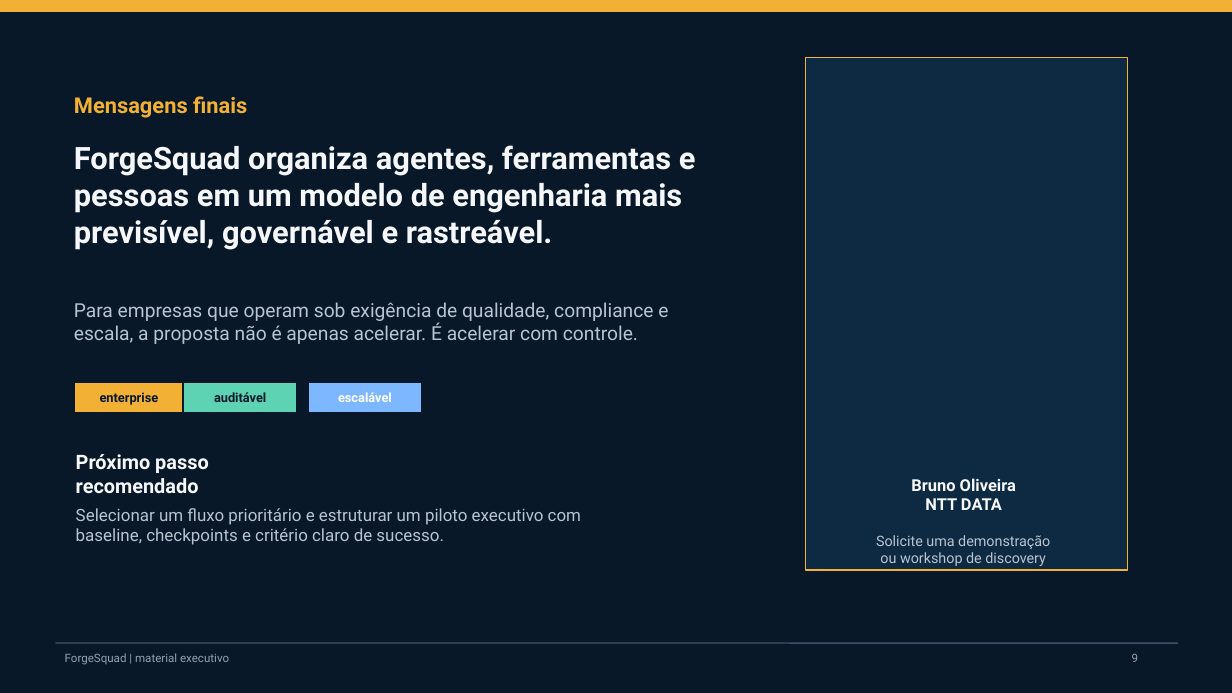
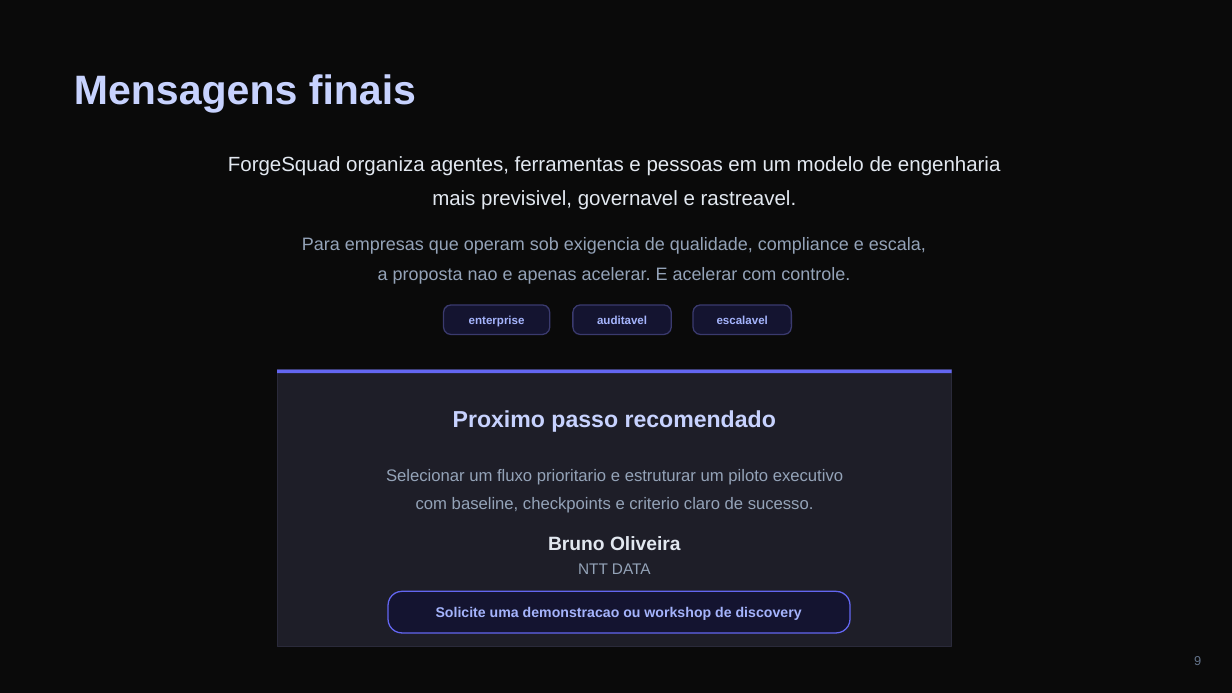
Before and after one commit to Brunooacks/forgesquadinovation, a slide deck: slide 9 of docs/ForgeSquad-Apresentacao-Comercial.pptx. Drawn at 1232x693 pixels with LibreOffice and Linux fonts; fonts in the diff are those of the drawing. Boxes give left, top, right and bottom in pixels: in the first picture for what was removed or moved away, otherwise in the second. Text is boxed around its words. In the diff, an @@ line names an element or a change of style, - is before the commit and + after.

```diff
--- a/docs/ForgeSquad-Apresentacao-Comercial.pptx
+++ b/docs/ForgeSquad-Apresentacao-Comercial.pptx
@@ background #081828 to #0A0A0A @@
@@ rectangle removed at [0,0,1232,693] @@
@@ rectangle removed at [0,0,1232,11] @@
@@ text "Mensagens finais": place and size @@
-text "Mensagens finais" at [74,96,247,118]
+text "Mensagens finais" at [74,74,416,112]
@@ text "Mensagens finais" at [74,74,416,112]: size 17 to 32 pt, font Roboto to Arial, text colour #F2B134 to #C7D2FE @@
@@ rectangle removed at [806,57,1128,570] @@
@@ text at [228,156,1000,210]: text changed; size 24 to 16 pt; font Roboto to Arial; text colour #F5F7FA to #E2E8F0; bold off @@
-ForgeSquad organiza agentes, ferramentas e pessoas em um modelo de engenharia mais previsível, governável e rastreável.
+ForgeSquad organiza agentes, ferramentas e pessoas em um modelo de engenharia
+mais previsivel, governavel e rastreavel.
@@ text at [302,237,926,284]: text changed; size 15 to 14 pt; font Roboto to Arial; text colour #B8C4D0 to #94A3B8 @@
-Para empresas que operam sob exigência de qualidade, compliance e escala, a proposta não é apenas acelerar. É acelerar com controle.
+Para empresas que operam sob exigencia de qualidade, compliance e escala,
+a proposta nao e apenas acelerar. E acelerar com controle.
@@ text "enterprise": place and size @@
-text "enterprise" at [76,384,182,411]
+text "enterprise" at [469,315,525,327]
@@ text "enterprise" at [469,315,525,327]: size 10 to 9 pt, font Roboto to Arial, text colour #081828 to #A5B4FC; fill #F2B134 to none; outline #F2B134 0.75 pt to none @@
@@ rounded rectangle added at [444,305,550,335], fill #141430, outline #3A3A6E 1 pt @@
@@ rounded rectangle added at [573,305,671,335], fill #141430, outline #3A3A6E 1 pt @@
@@ text added at [597,315,647,324], 9 pt, text #A5B4FC, bold @@
+auditavel
@@ rounded rectangle added at [693,305,791,335], fill #141430, outline #3A3A6E 1 pt @@
@@ text added at [717,315,768,324], 9 pt, text #A5B4FC, bold @@
+escalavel
@@ rectangle removed at [185,384,296,411] @@
-auditável
@@ rectangle added at [277,370,952,647], fill #1E1E28, outline #2A2A3A 1 pt @@
@@ rectangle added at [277,370,952,373], fill #6366F1 @@
@@ rectangle removed at [310,384,421,411] @@
-escalável
@@ text at [453,410,776,432]: text changed; size 15.5 to 18 pt; font Roboto to Arial; text colour #F5F7FA to #C7D2FE @@
-Próximo passo recomendado
+Proximo passo recomendado
@@ text at [386,469,843,513]: text changed; size 13.2 to 13 pt; font Roboto to Arial; text colour #B8C4D0 to #94A3B8 @@
-Selecionar um fluxo prioritário e estruturar um piloto executivo com baseline, checkpoints e critério claro de sucesso.
+Selecionar um fluxo prioritario e estruturar um piloto executivo
+com baseline, checkpoints e criterio claro de sucesso.
@@ text at [925,498,1002,510]: paragraph removed @@
-NTT DATA
@@ text "Bruno Oliveira": place and size @@
-text "Bruno Oliveira" at [911,478,1016,510]
+text "Bruno Oliveira" at [548,536,681,550]
@@ text "Bruno Oliveira" at [548,536,681,550]: size 12.8 to 15 pt, font Roboto to Arial, text colour #F5F7FA to #E2E8F0 @@
@@ text added at [578,563,651,574], 12 pt, text #94A3B8 @@
+NTT DATA
@@ rounded rectangle added at [388,592,850,633], fill #141430, outline #6366F1 1 pt @@
@@ text at [436,606,802,620]: text changed; size 11.2 to 11 pt; font Roboto to Arial; text colour #B8C4D0 to #A5B4FC; bold on @@
-Solicite uma demonstração
-ou workshop de discovery
+Solicite uma demonstracao ou workshop de discovery
@@ line removed from (55, 643) to (1178, 643) @@
@@ text removed at [65,653,229,665] @@
-ForgeSquad | material executivo
@@ text "9": place and size @@
-text "9" at [1132,654,1139,662]
+text "9" at [1194,656,1201,665]
@@ text "9" at [1194,656,1201,665]: size 9 to 10 pt, font Roboto to Arial, text colour #8FA1B3 to #64748B; alignment left to right; vertical alignment top to middle @@
```
Also in this commit, not shown: 8 other slides changed.
